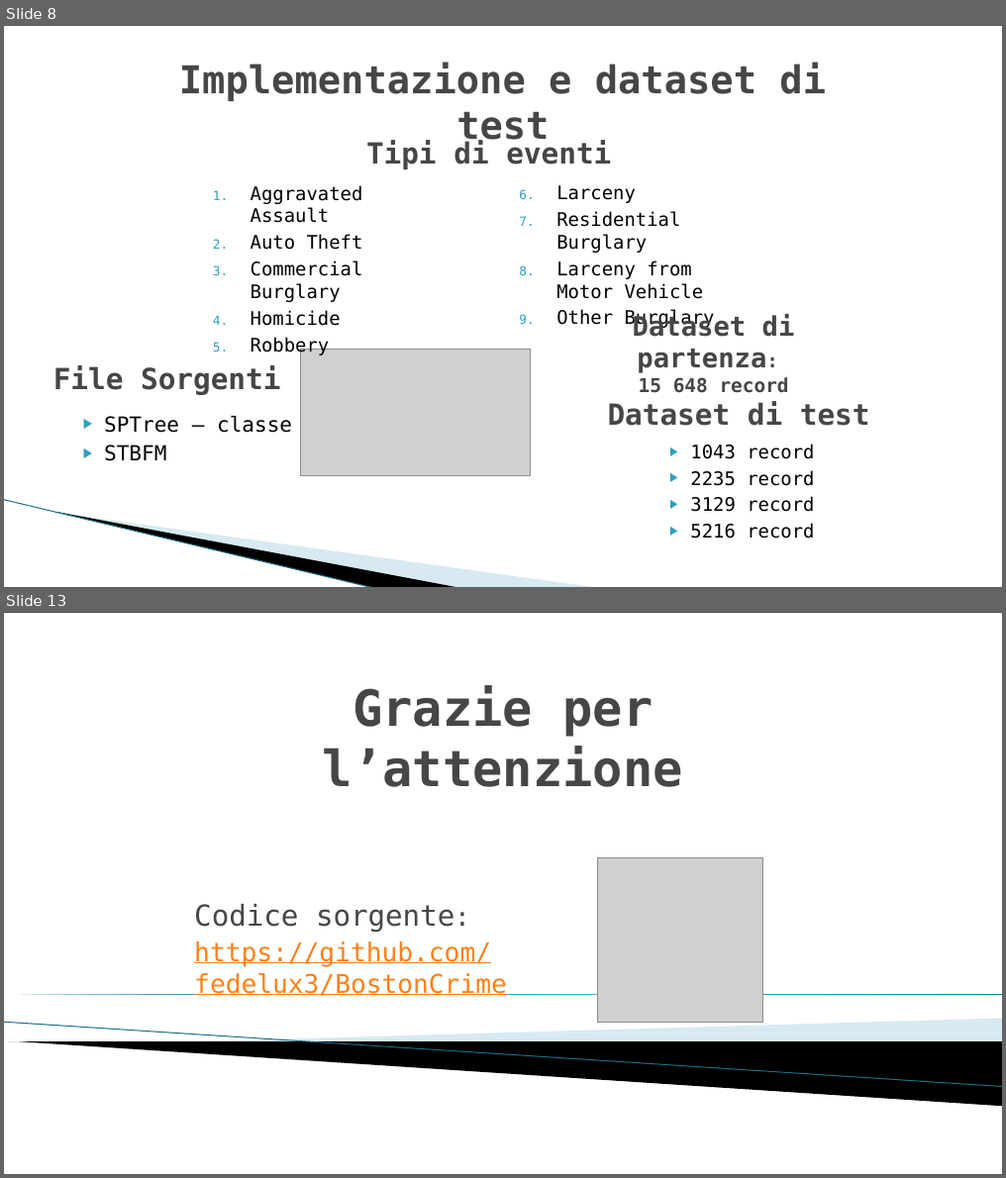
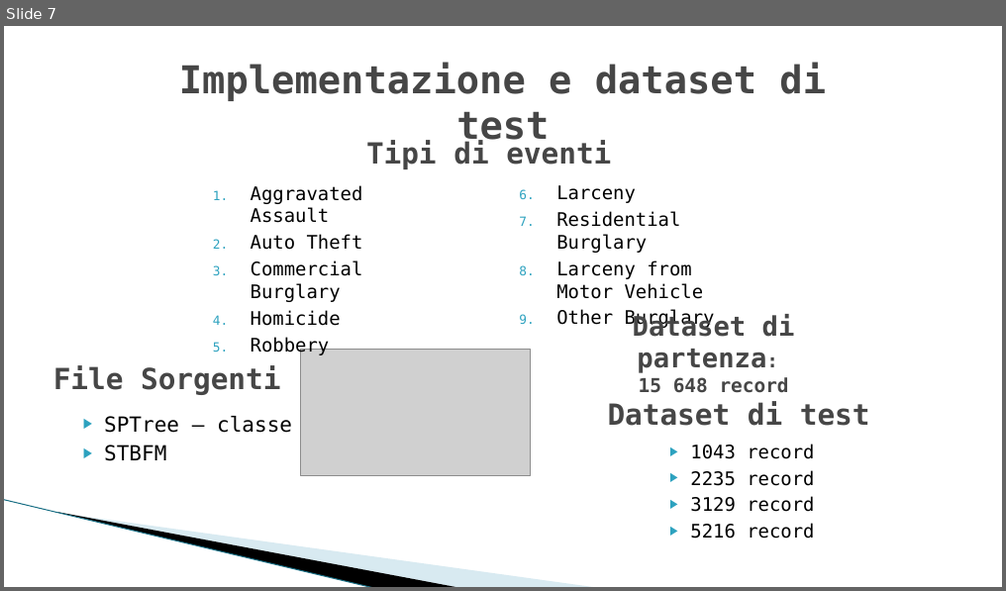
Before and after one commit to fedelux3/Bachelor-Thesis, a slide deck: presentazione.pptx. Shown one above the other, each under a label of ours: slides 8 and 13 before the commit, slide 7 after it; the slides between them are not shown. The pictures are 1006x1178 and 1006x591 pixels, drawn with LibreOffice and Linux fonts; fonts in the diff are those of the drawing; grey boxes stand for pictures; background and template pictures are left out. Boxes give left, top, right and bottom in pixels: in the first picture for what was removed or moved away, otherwise in the second. Text is boxed around its words. In the diff, an @@ line names an element or a change of style, - is before the commit and + after.

```diff
--- a/presentazione.pptx
+++ b/presentazione.pptx
@@ slide 13 removed at (4,613,1002,1174), background #FFFFFF @@
@@ title removed at (323,685,683,787) @@
-Grazie per l’attenzione
@@ picture removed at (598,858,762,1023) @@
@@ subtitle removed at (194,904,507,996) @@
-Codice sorgente:
-https://github.com/fedelux3/BostonCrime
@@ right triangle removed at (4,995,1002,995) @@
@@ line removed from (4, 1023) to (1002, 1087) @@
@@ freeform shape removed at (188,1019,1002,1059) @@
@@ freeform shape removed at (8,1042,1002,1106) @@
@@ what was slide 8 is now slide 7 @@
```
Also in this commit, not shown: 5 slides changed, 2 other slides removed.
